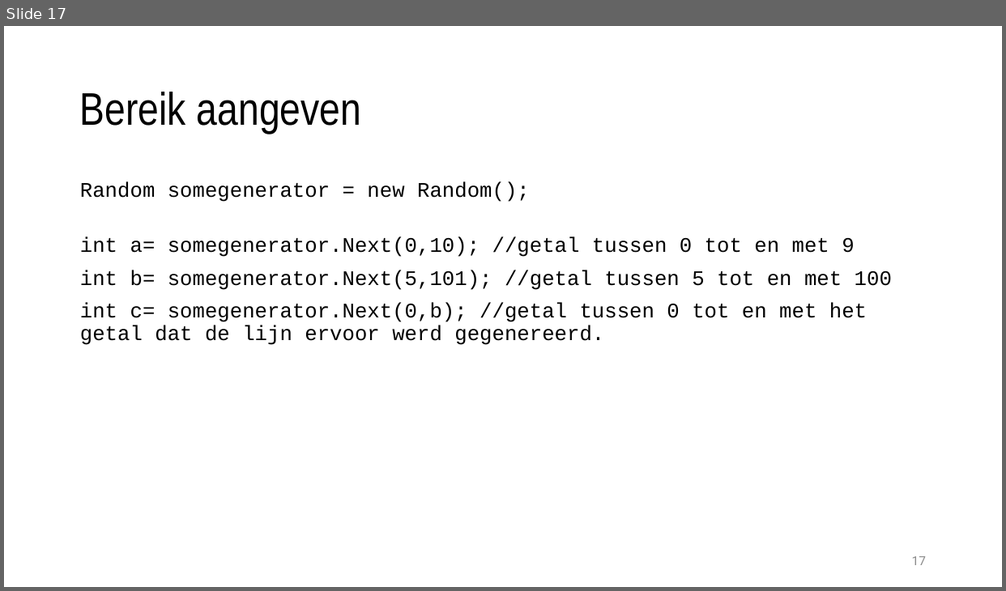
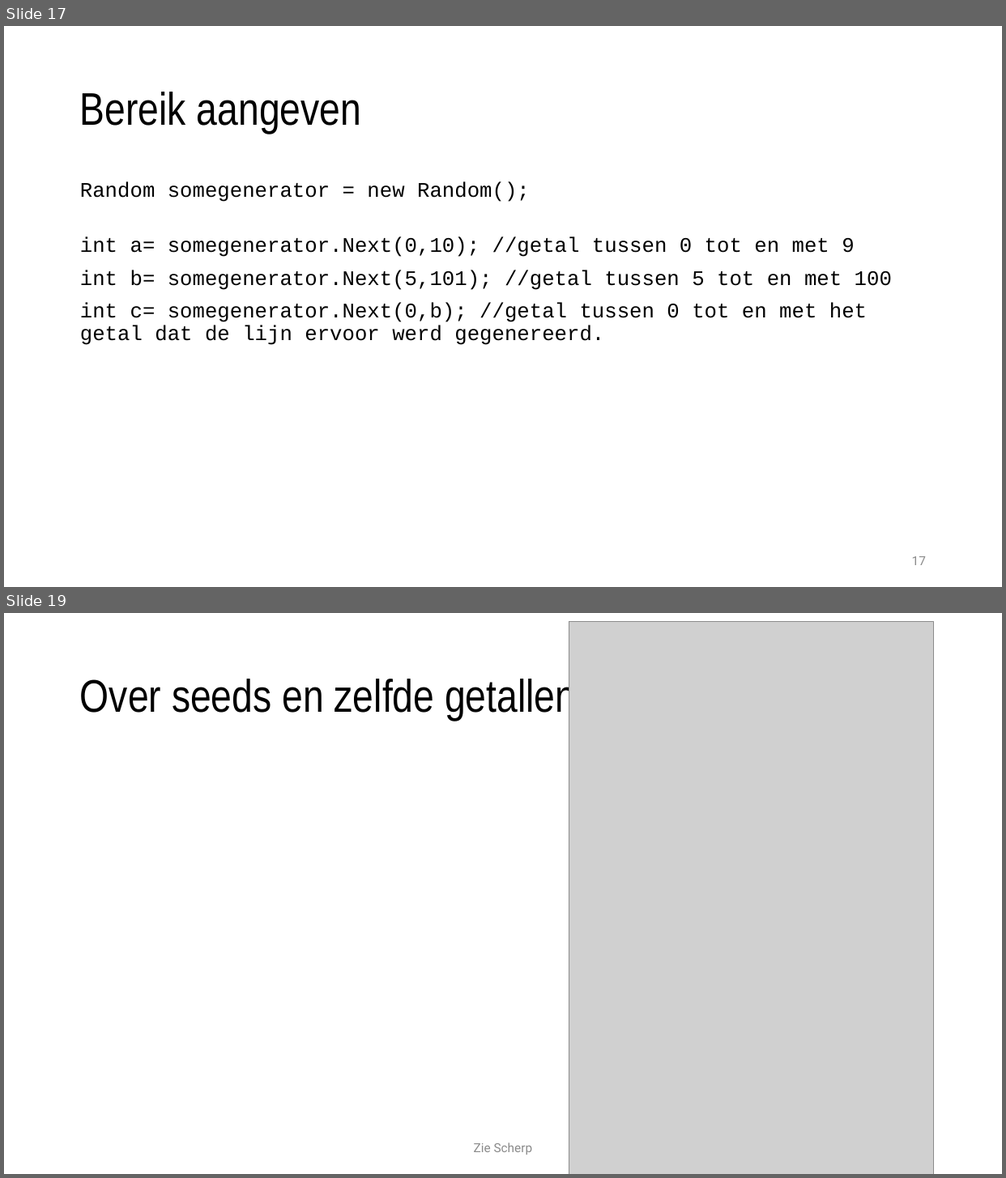
Before and after one commit to timdams/csharpbook, a slide deck: _SLIDES/DEEL1/H3/6_math.pptx. Shown one above the other, each under a label of ours: slide 17 before the commit, slides 17 and 19 after it; the slides between them are not shown. The pictures are 1006x591 and 1006x1178 pixels, drawn with LibreOffice and Linux fonts; fonts in the diff are those of the drawing; grey boxes stand for pictures; background and template pictures are left out. Boxes give left, top, right and bottom in pixels: in the first picture for what was removed or moved away, otherwise in the second. Text is boxed around its words. In the diff, an @@ line names an element or a change of style, - is before the commit and + after.

```diff
--- a/_SLIDES/DEEL1/H3/6_math.pptx
+++ b/_SLIDES/DEEL1/H3/6_math.pptx
@@ slide 19 added at box(4, 613, 1002, 1174), background #FFFFFF @@
@@ picture added at box(569, 622, 934, 1174) @@
@@ title added at box(80, 675, 576, 720), 44 pt, text #000000 @@
+Over seeds en zelfde getallen
@@ text added at box(474, 1143, 533, 1155), 12 pt, text #8C8C8C @@
+Zie Scherp
@@ page number added at box(710, 1133, 934, 1163), 12 pt, text #8C8C8C @@
+19
```
Also in this commit, not shown: 4 slides changed, 3 other slides added, 1 slide removed, 1 other file.
